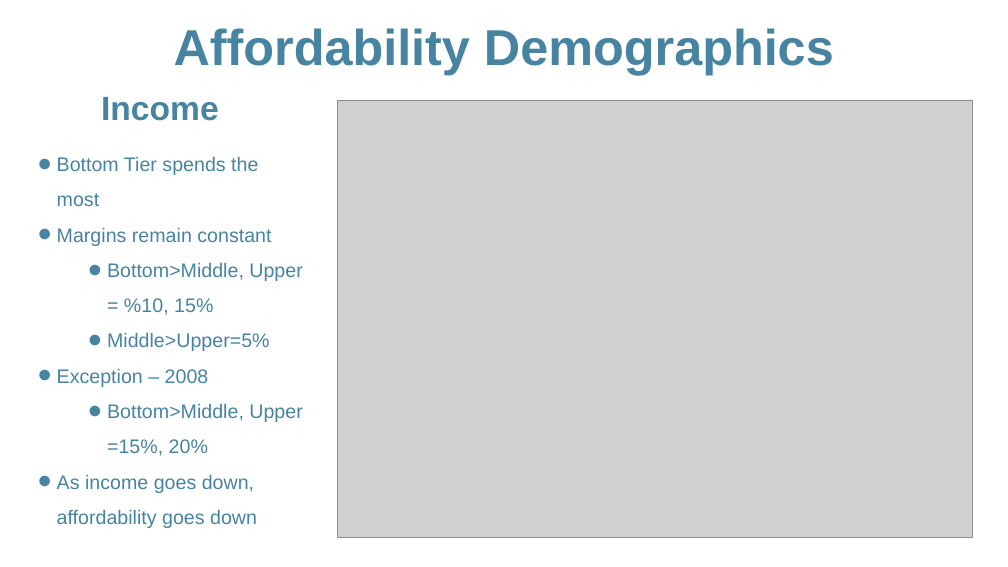
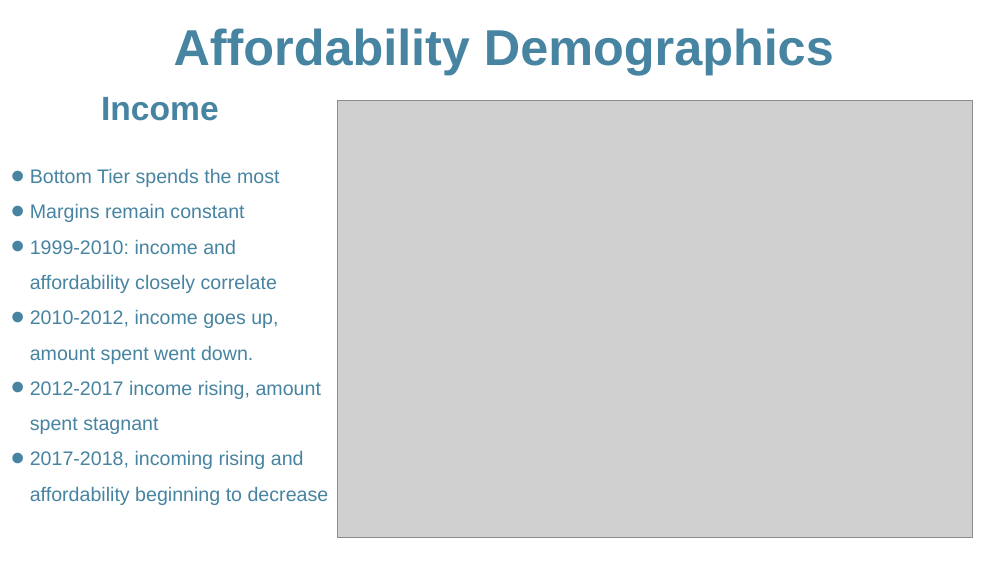
Before and after one commit to LoriHarris/Real_Estate_Affordability, a slide deck: slide 2 of LoriSlides.pptx. Drawn at 1008x567 pixels with LibreOffice and Linux fonts; fonts in the diff are those of the drawing; grey boxes stand for pictures; background and template pictures are left out. Boxes give left, top, right and bottom in pixels: in the first picture for what was removed or moved away, otherwise in the second. Text is boxed around its words. In the diff, an @@ line names an element or a change of style, - is before the commit and + after.

Commit message:
Corrected an error

```diff
--- a/LoriSlides.pptx
+++ b/LoriSlides.pptx
@@ text "Bottom Tier spends the most": place and size @@
-text "Bottom Tier spends the most" at bbox=[57, 156, 302, 528]
+text "Bottom Tier spends the most" at bbox=[30, 168, 329, 505]
@@ text at bbox=[30, 239, 329, 505]: text changed @@
-  • Bottom>Middle, Upper = %10, 15%
-  • Middle>Upper=5%
-• Exception – 2008
-  • Bottom>Middle, Upper =15%, 20%
-• As income goes down, affordability goes down
+• 1999-2010: income and affordability closely correlate
+• 2010-2012, income goes up, amount spent went down.
+• 2012-2017 income rising, amount spent stagnant
+• 2017-2018, incoming rising and affordability beginning to decrease
```
